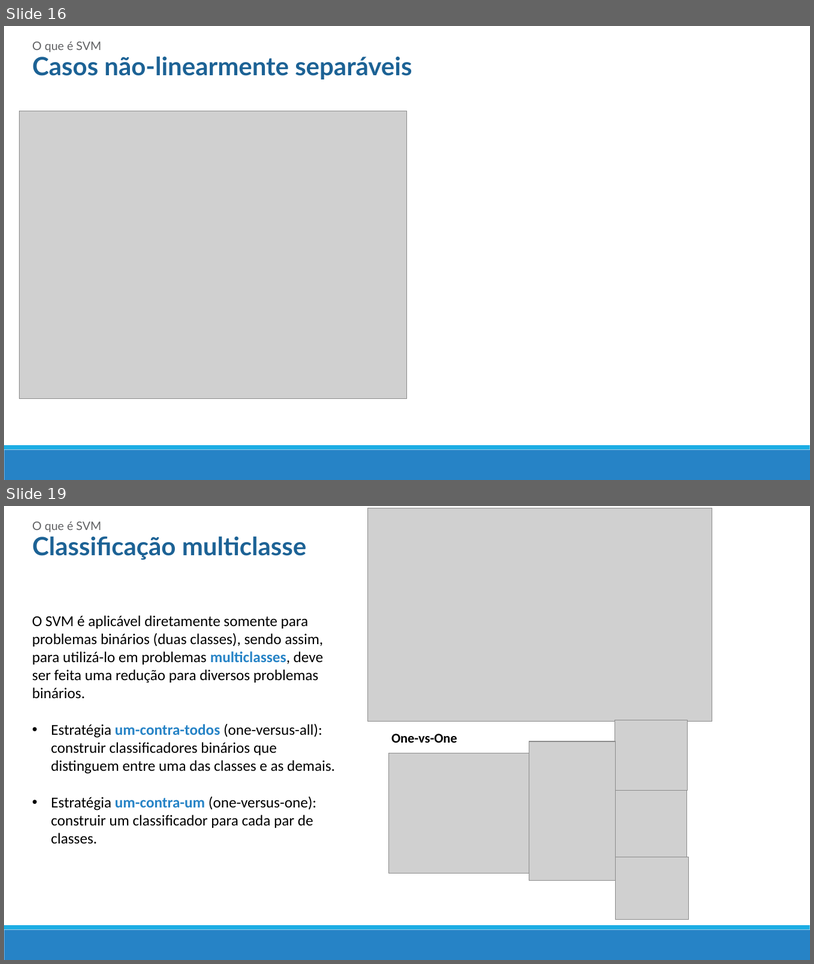
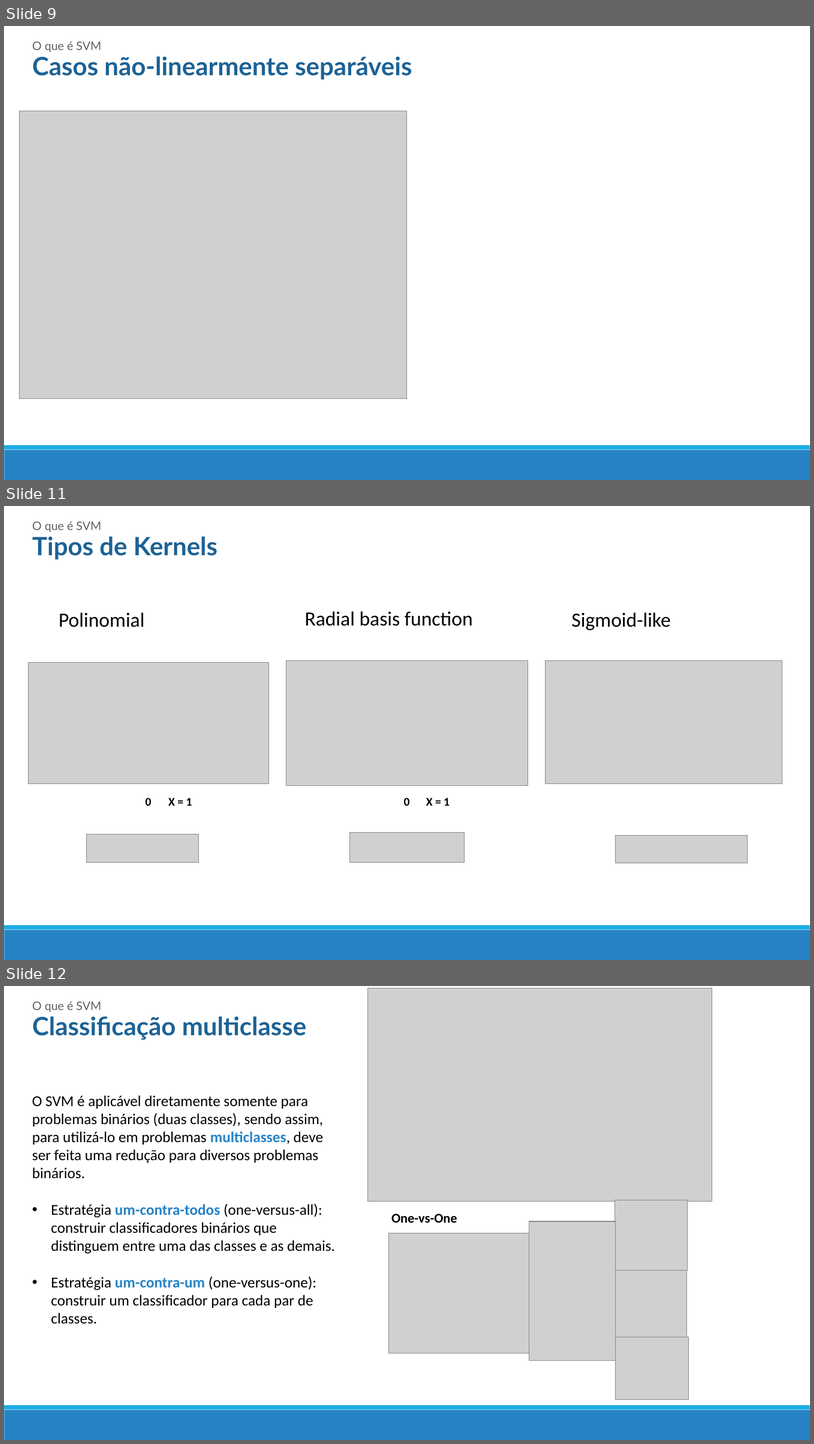
Before and after one commit to mrezende/ml-discipline, a slide deck: presentation/PresentationSVM.pptx. Shown one above the other, each under a label of ours: slides 16 and 19 before the commit, slides 9, 11 and 12 after it; the slides between them are not shown. The pictures are 814x964 and 814x1444 pixels, drawn with LibreOffice and Linux fonts; fonts in the diff are those of the drawing; grey boxes stand for pictures. Boxes give left, top, right and bottom in pixels: in the first picture for what was removed or moved away, otherwise in the second. Text is boxed around its words. In the diff, an @@ line names an element or a change of style, - is before the commit and + after.

```diff
--- a/presentation/PresentationSVM.pptx
+++ b/presentation/PresentationSVM.pptx
@@ slide 11 added at [4, 506, 810, 960], background #FFFFFF; not listed: 2 template elements that a slide beside it also shows @@
@@ text added at [32, 522, 101, 532], 14 pt, text #5F6062 @@
+O que é SVM
@@ text added at [32, 536, 218, 559], 30 pt, text #1D6294, bold @@
+Tipos de Kernels
@@ text added at [59, 612, 144, 627], 24 pt, text #000000 @@
+Polinomial
@@ text added at [305, 611, 473, 626], 24 pt, text #000000 @@
+Radial basis function
@@ text added at [572, 612, 671, 630], 24 pt, text #000000 @@
+Sigmoid-like
@@ picture added at [28, 662, 269, 784] @@
@@ picture added at [287, 660, 528, 786] @@
@@ picture added at [546, 660, 783, 784] @@
@@ text added at [146, 798, 152, 805], 14 pt, text #000000, bold @@
+0
@@ text added at [168, 798, 192, 805], 14 pt, text #000000, bold @@
+X = 1
@@ text added at [404, 798, 410, 805], 14 pt, text #000000, bold @@
+0
@@ text added at [426, 798, 450, 805], 14 pt, text #000000, bold @@
+X = 1
@@ picture added at [86, 834, 198, 862] @@
@@ picture added at [350, 832, 464, 862] @@
@@ picture added at [616, 835, 749, 863] @@
@@ what was slide 16 is now slide 9 @@
@@ what was slide 19 is now slide 12 @@
```
Also in this commit, not shown: 6 slides changed, 1 other slide added, 7 slides removed, 1 other file.
